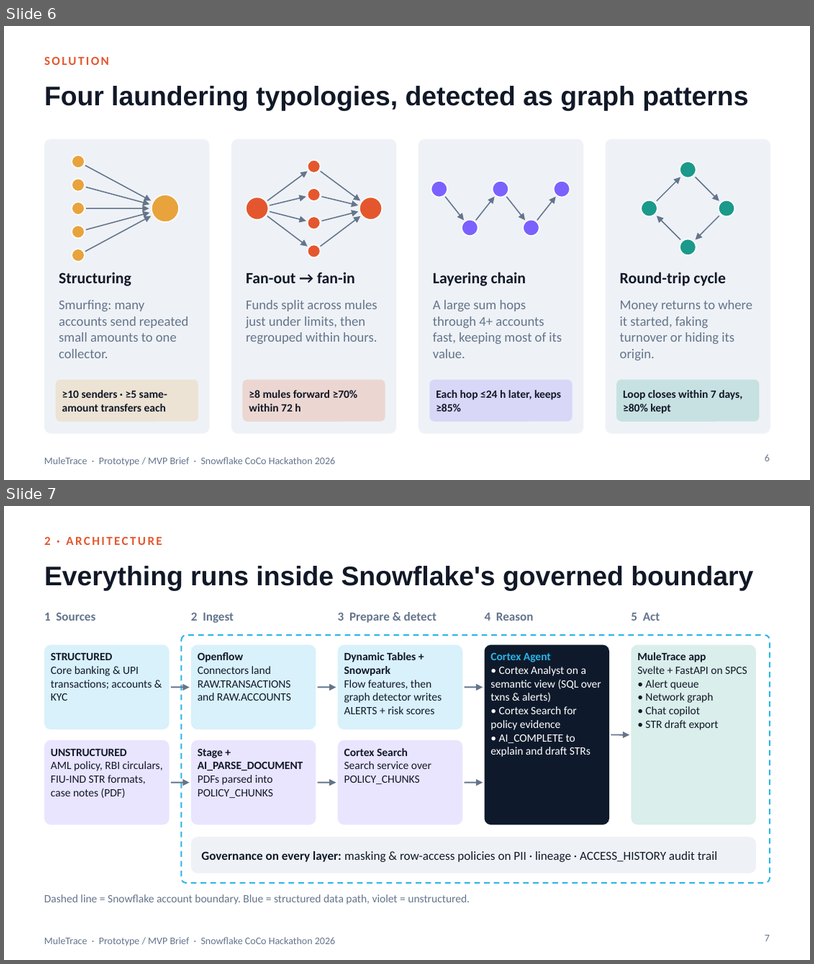
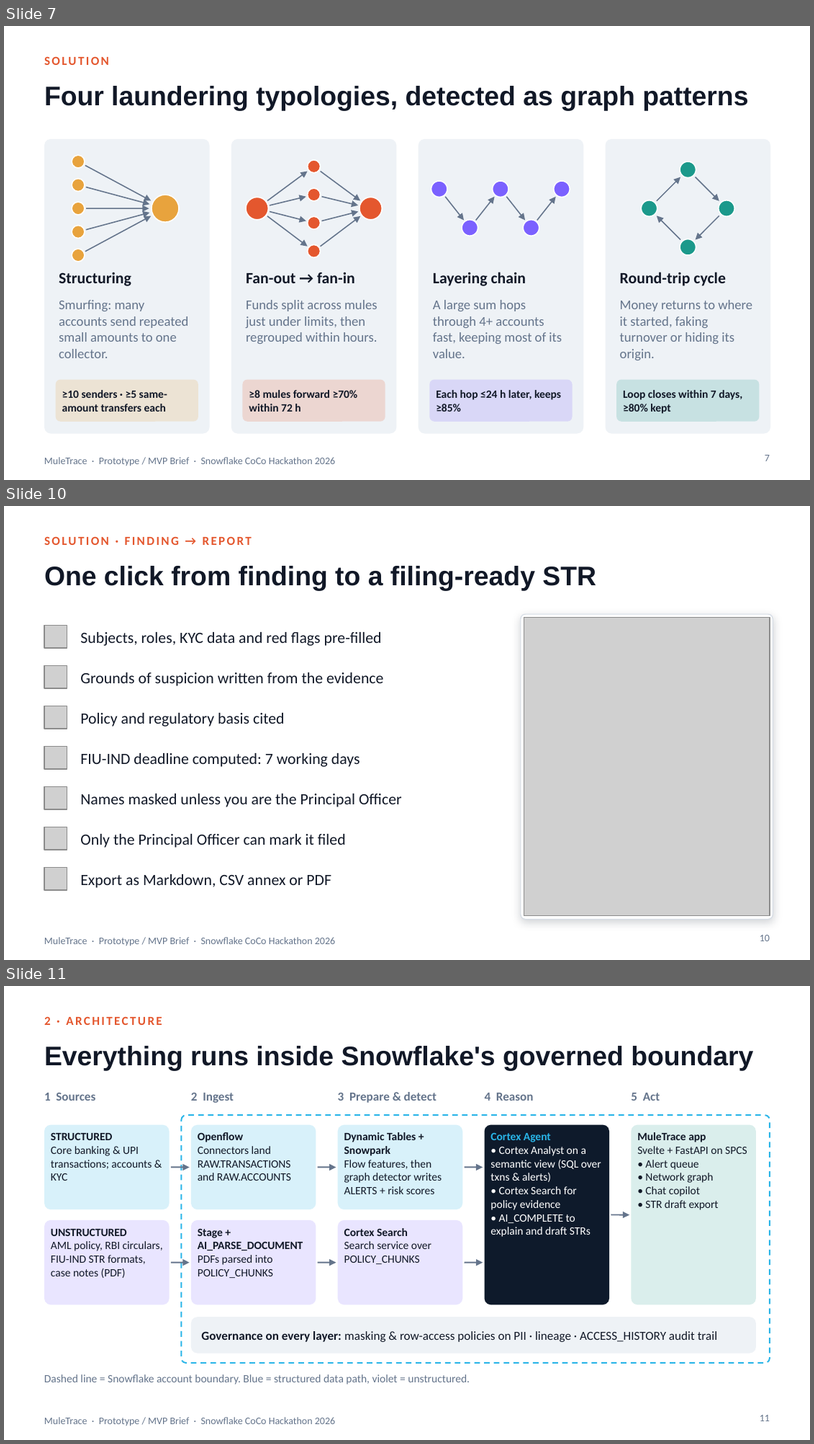
Before and after one commit to SwasthikaDev/SnowflakeCoCoCLI, a slide deck: deck/MuleTrace_MVP_Brief.pptx. Shown one above the other, each under a label of ours: slides 6 and 7 before the commit, slides 7, 10 and 11 after it; the slides between them are not shown. The pictures are 814x964 and 814x1444 pixels, drawn with LibreOffice and Linux fonts; fonts in the diff are those of the drawing; grey boxes stand for pictures. Boxes give left, top, right and bottom in pixels: in the first picture for what was removed or moved away, otherwise in the second. Text is boxed around its words. In the diff, an @@ line names an element or a change of style, - is before the commit and + after.

```diff
--- a/deck/MuleTrace_MVP_Brief.pptx
+++ b/deck/MuleTrace_MVP_Brief.pptx
@@ slide 10 added at <box>4,506,810,960</box>, background #FFFFFF; not listed: 1 template element that a slide beside it also shows @@
@@ text added at <box>44,536,252,545</box>, 11 pt, text #E4572E, bold @@
+SOLUTION · FINDING → REPORT
@@ title added at <box>44,566,597,591</box>, 24 pt, text #111827, bold @@
+One click from finding to a filing-ready STR
@@ picture added at <box>44,626,67,648</box> @@
@@ text added at <box>80,632,382,646</box>, 14 pt, text #111827 @@
+Subjects, roles, KYC data and red flags pre-filled
@@ rounded rectangle added at <box>521,614,773,919</box>, fill #FFFFFF, outline #D5DCE5 0.75 pt @@
@@ picture added at <box>524,618,770,916</box> @@
@@ picture added at <box>44,666,67,688</box> @@
@@ text added at <box>80,672,383,686</box>, 14 pt, text #111827 @@
+Grounds of suspicion written from the evidence
@@ picture added at <box>44,706,67,728</box> @@
@@ text added at <box>80,713,285,726</box>, 14 pt, text #111827 @@
+Policy and regulatory basis cited
@@ picture added at <box>44,746,67,769</box> @@
@@ text added at <box>80,753,360,767</box>, 14 pt, text #111827 @@
+FIU-IND deadline computed: 7 working days
@@ picture added at <box>44,787,67,809</box> @@
@@ text added at <box>80,793,402,807</box>, 14 pt, text #111827 @@
+Names masked unless you are the Principal Officer
@@ picture added at <box>44,827,67,849</box> @@
@@ text added at <box>80,834,346,847</box>, 14 pt, text #111827 @@
+Only the Principal Officer can mark it filed
@@ picture added at <box>44,867,67,890</box> @@
@@ text added at <box>80,874,332,888</box>, 14 pt, text #111827 @@
+Export as Markdown, CSV annex or PDF
@@ page number added at <box>760,934,770,941</box>, 9 pt, text #64748B @@
+10
@@ what was slide 6 is now slide 7 @@
@@ page number at <box>765,454,770,461</box>: text changed @@
-6
+7
@@ what was slide 7 is now slide 11 @@
@@ page number at <box>760,1414,770,1421</box>: text changed @@
-7
+11
```
Also in this commit, not shown: 2 slides changed, 5 other slides added, 1 slide removed, 13 other files.
